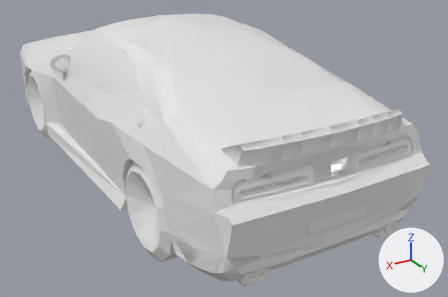
An edit to the Blender file Assets/Meshes/Cars/unikaczMesh.blend, drawn before and after from the same camera.
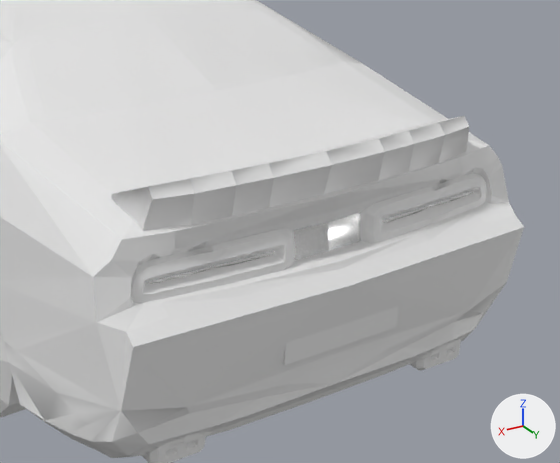
The first picture shows the older version from a 50 mm lens placed at (1.66, 3.34, 1.75), pointed at (-0.21, 0.23, 0.19). The close-ups show both versions on the part from 37% to 100% of the width and 17% to 96% of the height of that picture; other places that the commit changed are outside them. Lighting does not change. The marker at lower right points along +X, +Y and +Z.

Names of what the first close-up shows: 'outline'.
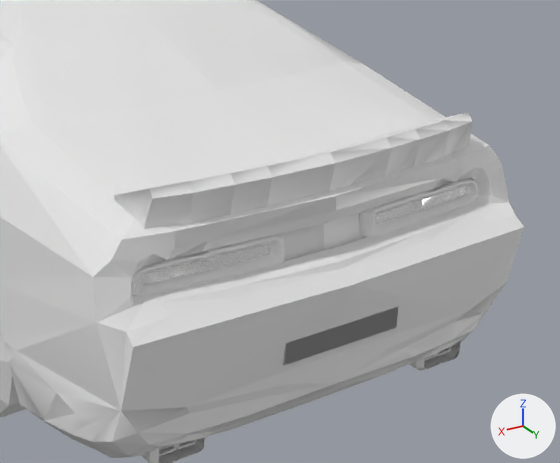
Boxes (x1, y1, x2, y2) around the edits, measured in the close-ups (560 x 463 px):
part 1 of me_cube_014, deleted: before (131, 173, 487, 303)
part 2 of me_cube_014, cut back: before (0, 0, 488, 463); after (144, 113, 472, 229)
'BackLights', unchanged, uncovered by the edit: after (132, 177, 478, 296)
'BackLightInside', unchanged, uncovered by the edit: after (140, 187, 467, 284)
'Back', unchanged, uncovered by the edit: after (142, 194, 477, 285)

Patch to the scene script:
```diff
--- a/Assets/Meshes/Cars/unikaczMesh.blend.py
+++ b/Assets/Meshes/Cars/unikaczMesh.blend.py
@@ me_cube_014 @@
 # used by ob_outline; location = (0.0, 0.0, 0.0)
-me_cube_014.from_pydata(...)  # 2598 vertices, 4400 faces; spans x -0.66..0.66, y -1.68..1.57, z 0.0..1.0
+me_cube_014.from_pydata(...)  # 2898 vertices, 5052 faces; spans x -0.66..0.66, y -1.68..1.57, z 0.0..1.0
+# me_cube_014 part 1: 9 loose pieces with 380 vertices, spanning x -0.52..0.52, y 1.35..1.51, z 0.16..0.67, are deleted
+# me_cube_014 part 2: 16 vertices moved from x -0.45..0.35, y 0.35..1.5, z 0.22..0.9 to x -0.45..0.35, y 0.35..1.49, z 0.22..0.9; 136 vertices removed from x -0.46..0.46, y 0.72..1.5, z 0.17..0.92; 26 vertices added at x -0.53..0.53, y 0.84..1.49, z 0.27..0.8
 me_cube_014.materials.append(mat_material)
```
